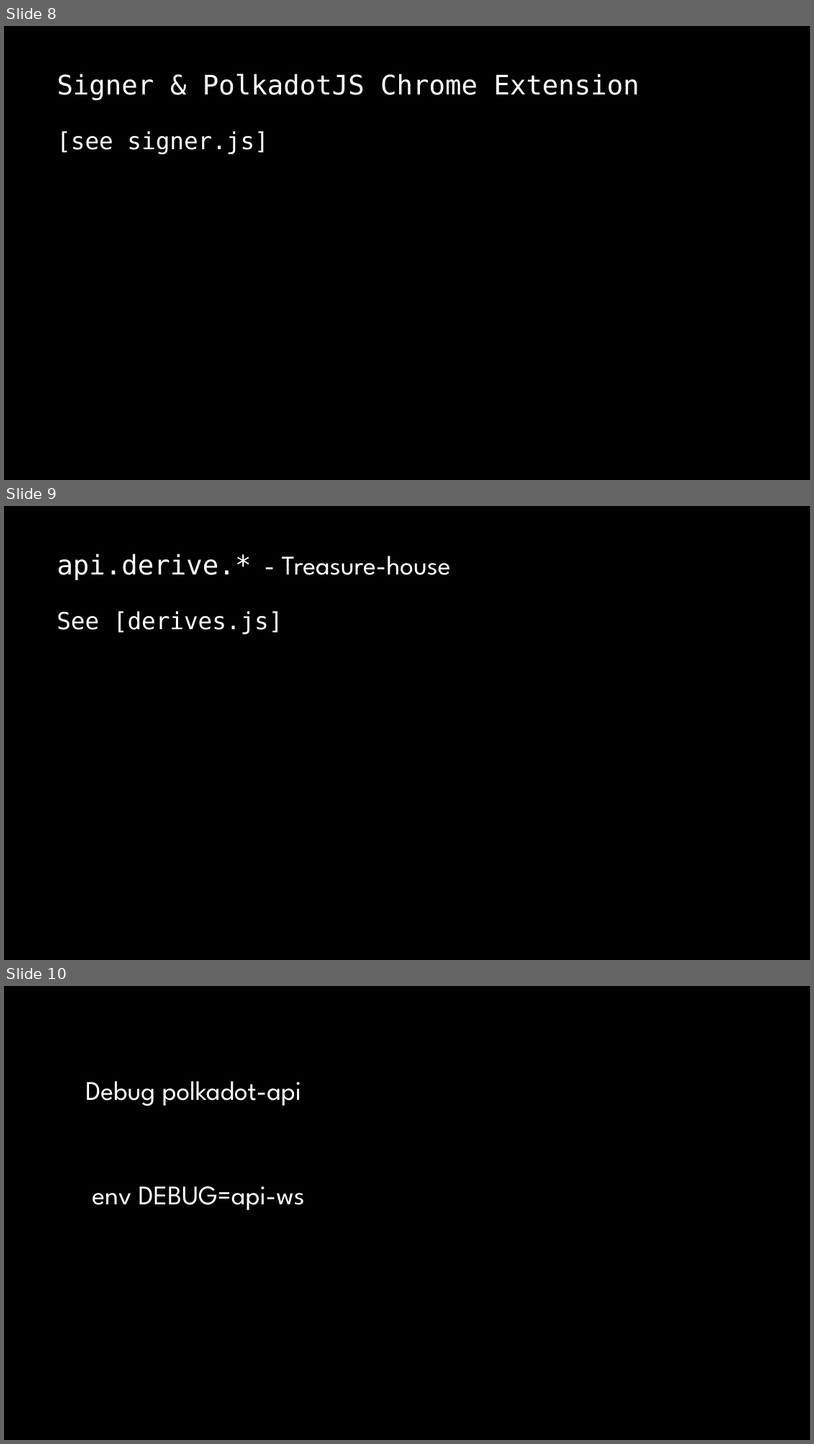
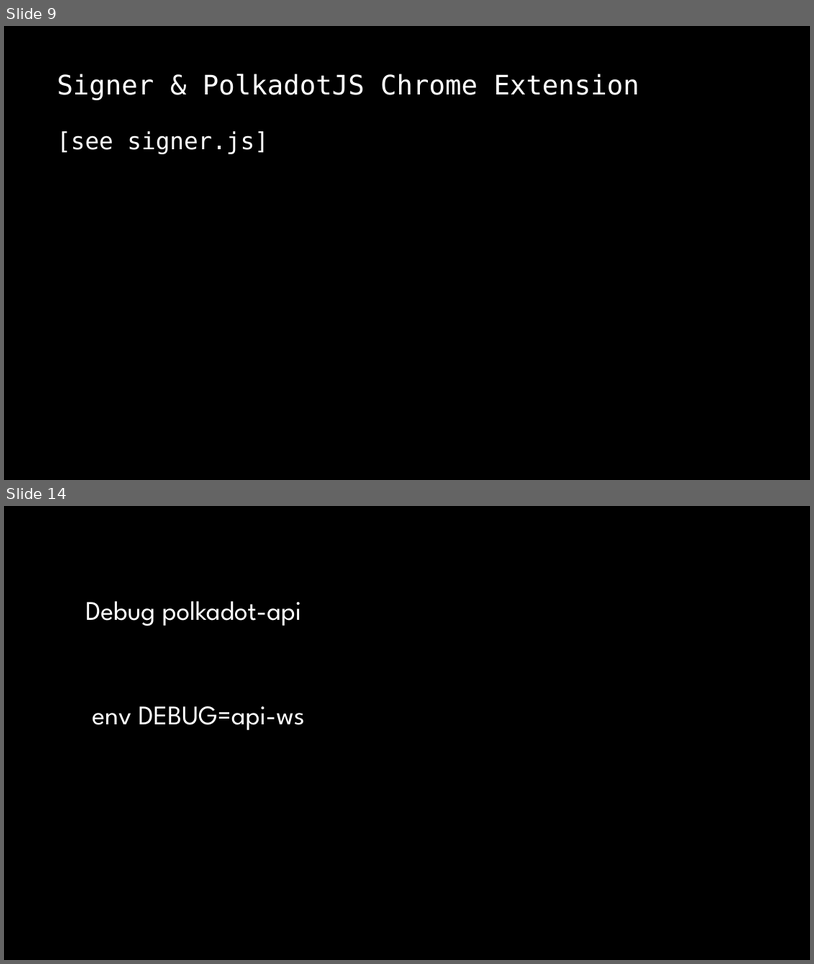
Before and after one commit to OnFinality-io/substrate-acad-workshop-polkadot-js, a slide deck: SubstrateAcadWorkshop.pptx. Shown one above the other, each under a label of ours: slides 8, 9 and 10 before the commit, slides 9 and 14 after it; the slides between them are not shown. The pictures are 814x1444 and 814x964 pixels, drawn with LibreOffice and Linux fonts; fonts in the diff are those of the drawing; background and template pictures are left out. Boxes give left, top, right and bottom in pixels: in the first picture for what was removed or moved away, otherwise in the second. Text is boxed around its words. In the diff, an @@ line names an element or a change of style, - is before the commit and + after.

```diff
--- a/SubstrateAcadWorkshop.pptx
+++ b/SubstrateAcadWorkshop.pptx
@@ slide 9 removed at [4,506,810,960], background picture (left out) @@
@@ title removed at [57,554,451,580] @@
-api.derive.* - Treasure-house
@@ text removed at [57,611,283,634] @@
-See [derives.js]
@@ what was slide 8 is now slide 9 @@
@@ what was slide 10 is now slide 14 @@
```
Also in this commit, not shown: 2 slides changed, 8 slides added, 6 other slides removed, 16 other files.
